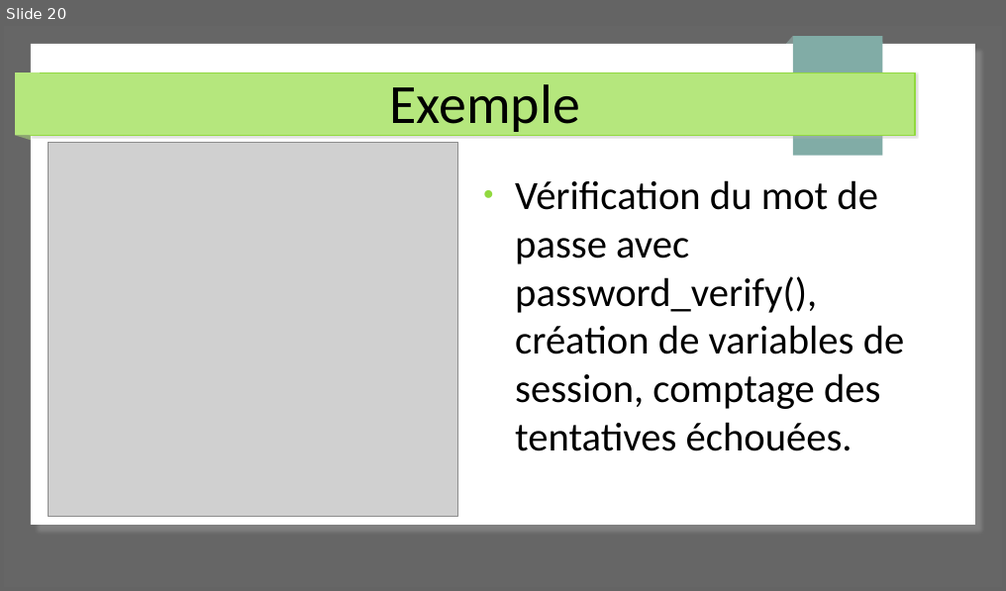
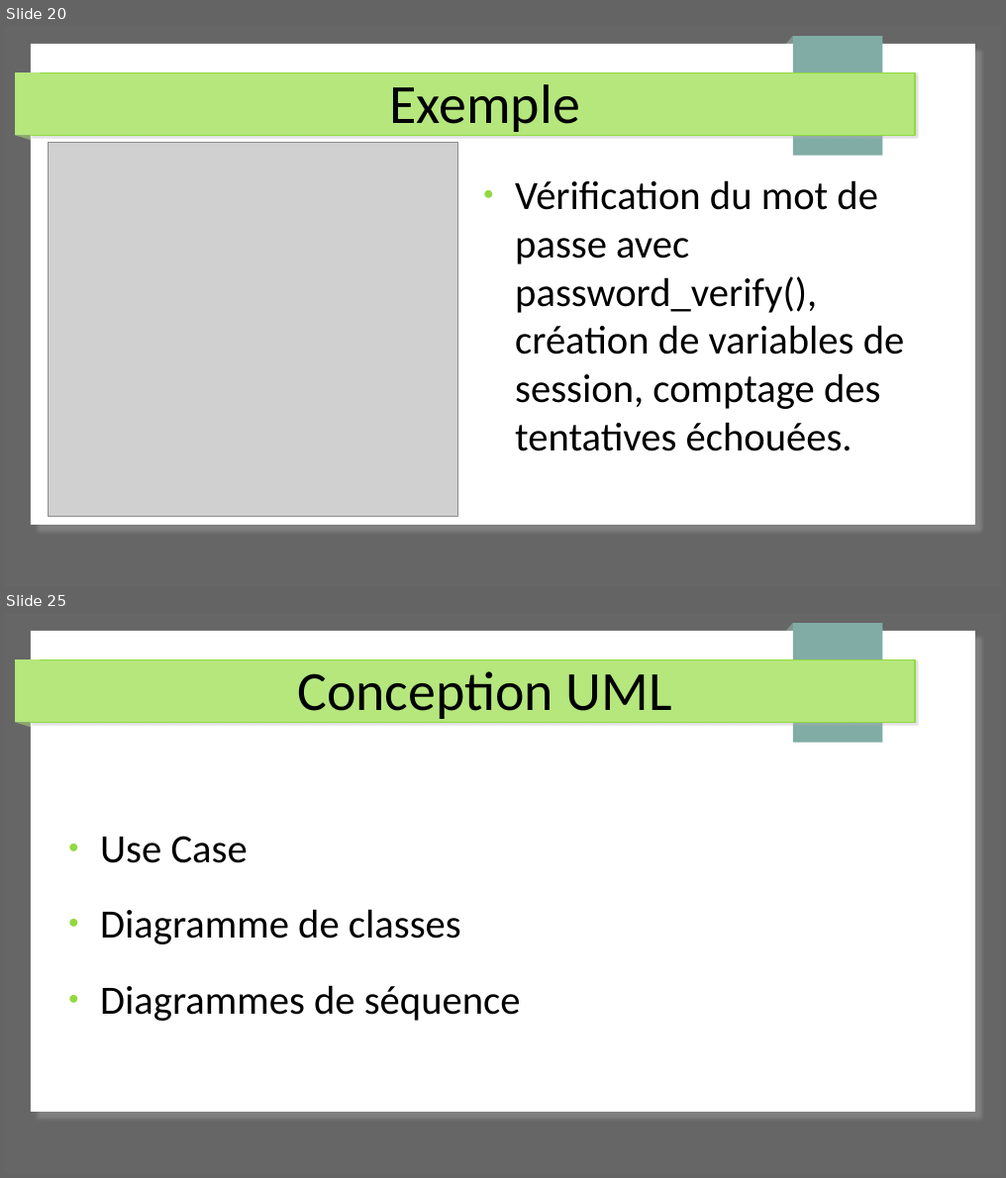
Before and after one commit to Cboukhal/project_exam, a slide deck: Document/projet_exam.odp. Shown one above the other, each under a label of ours: slide 20 before the commit, slides 20 and 25 after it; the slides between them are not shown. The pictures are 1006x591 and 1006x1178 pixels, drawn with LibreOffice and Linux fonts; fonts in the diff are those of the drawing; grey boxes stand for pictures. Boxes give left, top, right and bottom in pixels: in the first picture for what was removed or moved away, otherwise in the second. Text is boxed around its words. In the diff, an @@ line names an element or a change of style, - is before the commit and + after.

```diff
--- a/Document/projet_exam.odp
+++ b/Document/projet_exam.odp
@@ slide 25 added at (4, 613, 1002, 1174), background #666666; not listed: 7 template elements that a slide beside it also shows @@
@@ title added at (297, 671, 672, 724), 44 pt, text #000000 @@
+Conception UML
@@ text added at (100, 836, 521, 1021), 32 pt, text #000000 @@
+● Use Case
+● Diagramme de classes
+● Diagrammes de séquence
```
Also in this commit, not shown: 28 other slides added, 5 other files.
